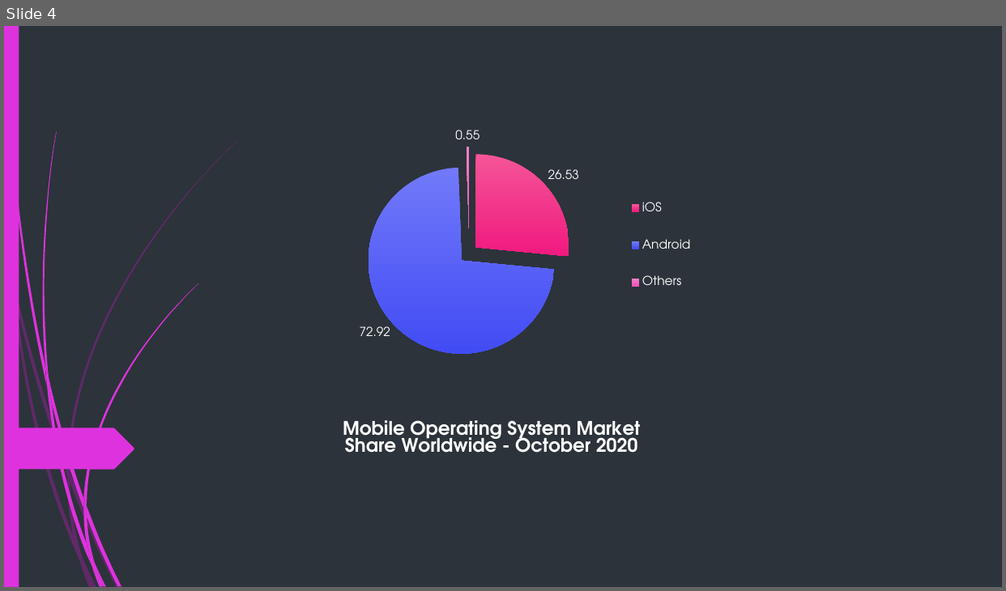
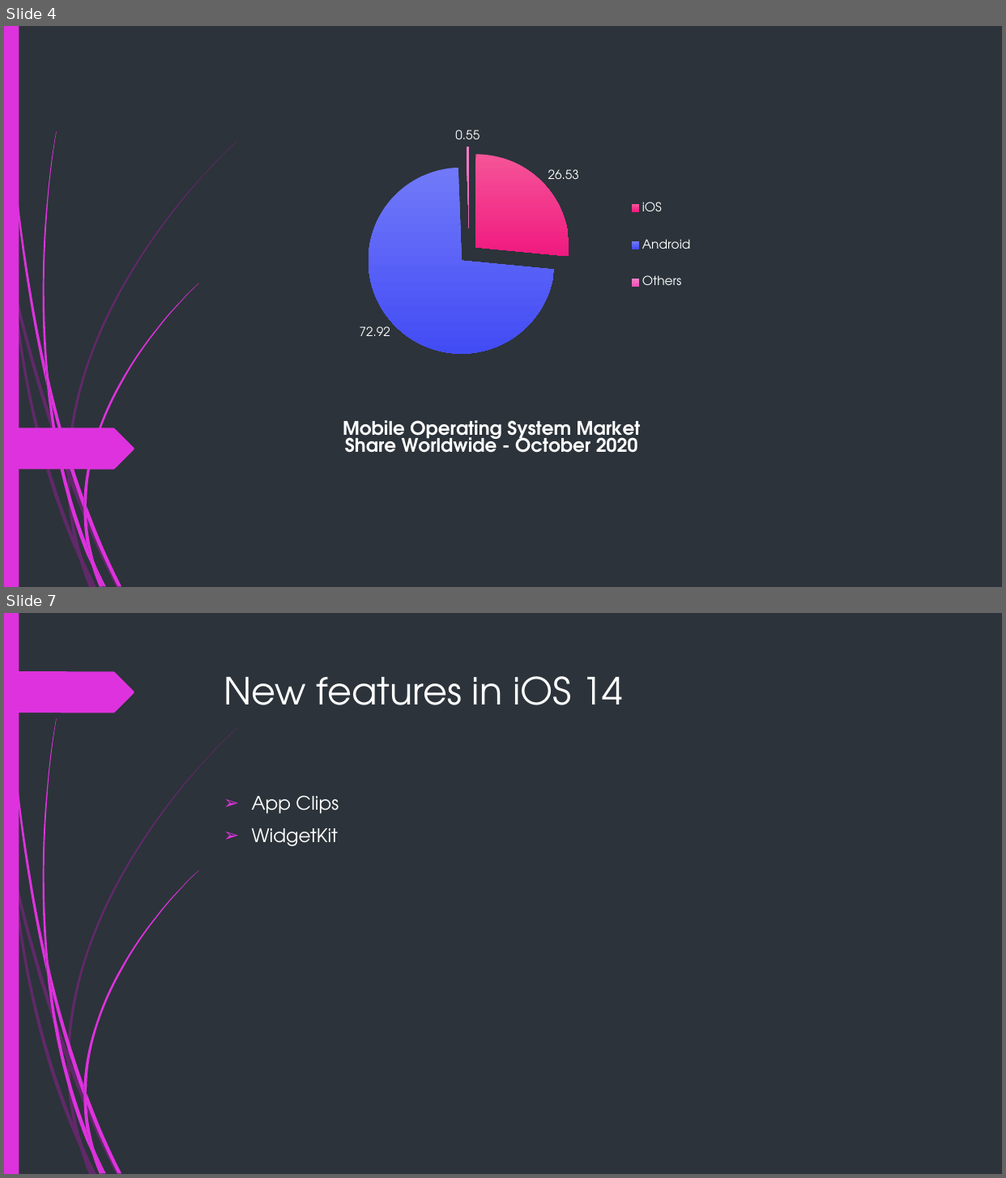
Before and after one commit to duy1998/ios-seminar, a slide deck: ios.pptx. Shown one above the other, each under a label of ours: slide 4 before the commit, slides 4 and 7 after it; the slides between them are not shown. The pictures are 1006x591 and 1006x1178 pixels, drawn with LibreOffice and Linux fonts; fonts in the diff are those of the drawing. Boxes give left, top, right and bottom in pixels: in the first picture for what was removed or moved away, otherwise in the second. Text is boxed around its words. In the diff, an @@ line names an element or a change of style, - is before the commit and + after.

```diff
--- a/ios.pptx
+++ b/ios.pptx
@@ slide 7 added at bbox=[4, 613, 1002, 1174], background #2C333A; not listed: 23 template elements that a slide beside it also shows @@
@@ freeform shape added at bbox=[4, 671, 134, 713], fill #DE32DE @@
@@ title added at bbox=[224, 676, 623, 705], 36 pt, text #FFFFFF @@
+New features in iOS 14
@@ text added at bbox=[252, 795, 339, 846], 18 pt, text #FFFFFF @@
+➢ App Clips
+➢ WidgetKit
```
Also in this commit, not shown: 2 slides changed, 1 other slide added.
